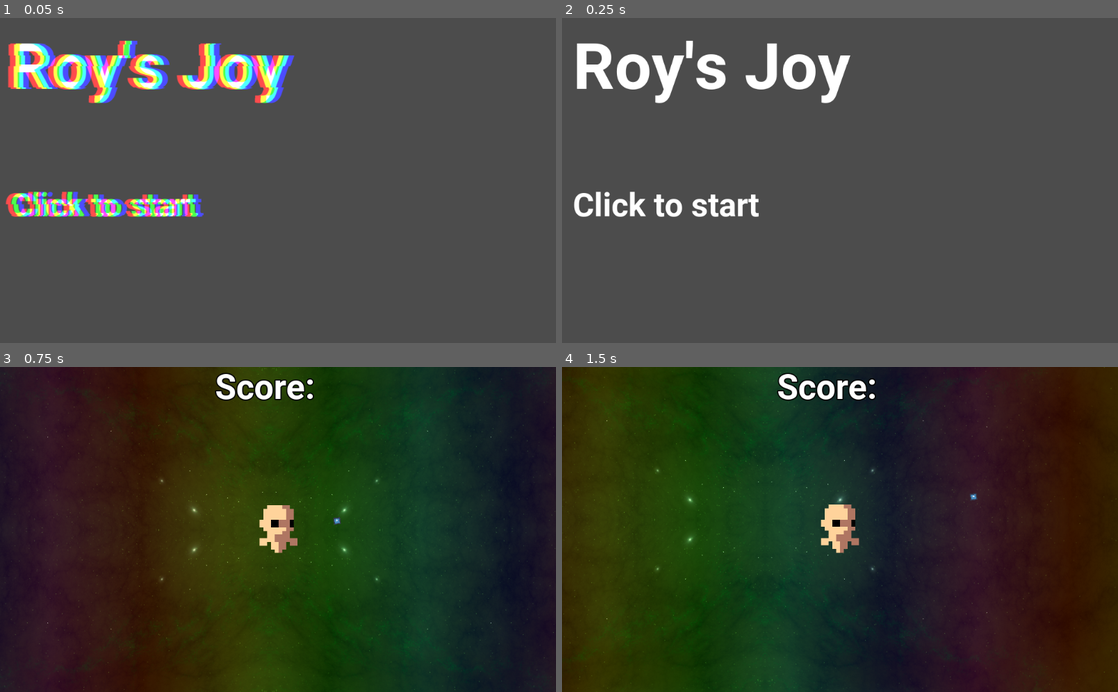
Above: before the commit, frames 1-4 (two rows, left to right).
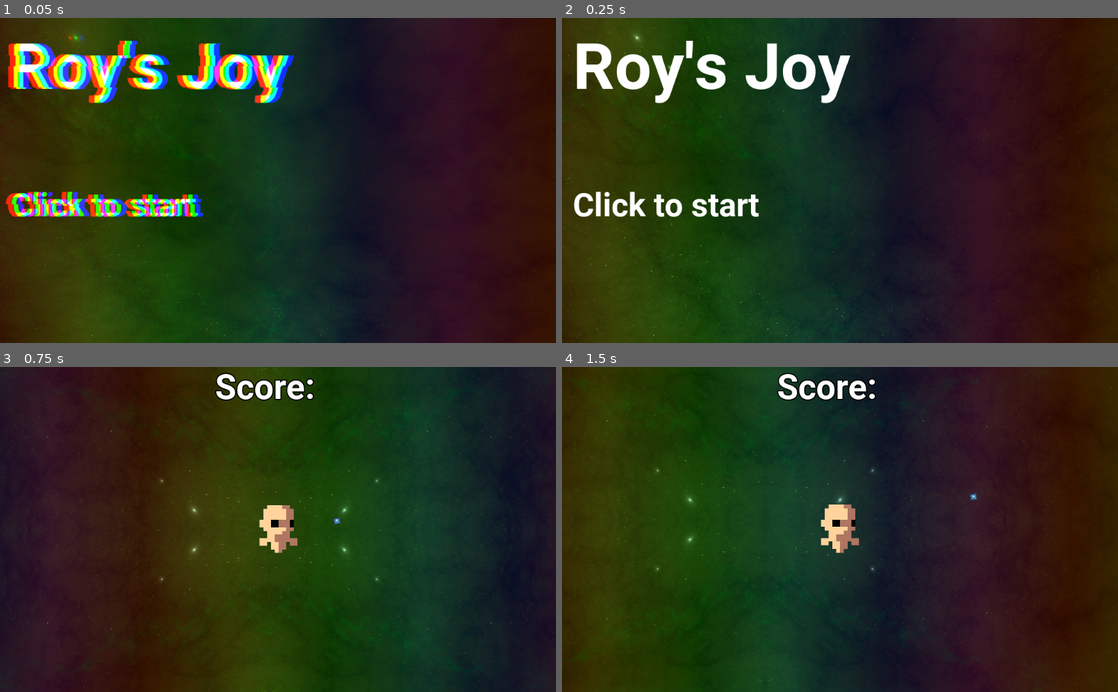
Above: after the commit, the same moments.

Repository: Jibby-Games/JibbyJam0
Game: Godot game, scene res://LaunchScreen.tscn
Same seed, same stepped clock (60 frames per second), same inputs: the game is played once before the commit and once after it. The engine's default icon, where the game draws it, is replaced by a stand-in: a white triangle on a blue panel in a dark square.
Inputs (mouse positions are in pixels of both pictures, inside the frame that each line leads up to):
- Up to frame 1 (0.05 s): no input
- Up to frame 2 (0.25 s): no input
- Up to frame 3 (0.75 s): tap Enter at 0.5 s; move the mouse to (400, 513) at 0.52 s; press the mouse at (400, 513) at 0.53 s; hold D (right) from 0.53 s (still down)
- Up to frame 4 (1.5 s): move the mouse to (728, 545) at 1.27 s; release D (right) at 1.28 s; release the mouse at (728, 545) at 1.28 s; hold S (down) from 1.28 s (still down); click (728, 545) at 1.35 s

The runs differ from the first frame. In frame 1, 98% of the frame differs, in the area x 0-100%, y 0-100%; in frame 2, 96%; in frame 3, nothing differs; in frame 4, nothing differs.

Commit message:
fix shader

Diff:
--- a/LaunchScreen.tscn
+++ b/LaunchScreen.tscn
@@ -1,7 +1,48 @@
-[gd_scene load_steps=7 format=2]
+[gd_scene load_steps=10 format=2]
 
 [ext_resource path="res://shaders/shaders/glitch.tscn" type="PackedScene" id=1]
 [ext_resource path="res://LaunchScreen.gd" type="Script" id=2]
+[ext_resource path="res://background/Green Nebula/Green_Nebula_01-1024x1024.png" type="Texture" id=3]
+
+[sub_resource type="Shader" id=5]
+code = "// HSV to RBG from https://www.rapidtables.com/convert/color/hsv-to-rgb.html
+// Rotation matrix from https://en.wikipedia.org/wiki/Rotation_matrix
+
+shader_type canvas_item;
+
+const float PI = 3.1415926535;
+
+uniform float strength: hint_range(0., 1.) = 0.5;
+uniform float speed: hint_range(0., 10.) = 0.5;
+uniform float angle: hint_range(0., 360.) = 0.;
+
+void fragment() {
+	float hue = UV.x * cos(radians(angle)) - UV.y * sin(radians(angle));
+	hue = fract(hue + fract(TIME  * speed));
+	float x = 1. - abs(mod(hue / (1./ 6.), 2.) - 1.);
+	vec3 rainbow;
+	if(hue < 1./6.){
+		rainbow = vec3(1., x, 0.);
+	} else if (hue < 1./3.) {
+		rainbow = vec3(x, 1., 0);
+	} else if (hue < 0.5) {
+		rainbow = vec3(0, 1., x);
+	} else if (hue < 2./3.) {
+		rainbow = vec3(0., x, 1.);
+	} else if (hue < 5./6.) {
+		rainbow = vec3(x, 0., 1.);
+	} else {
+		rainbow = vec3(1., 0., x);
+	}
+	vec4 color = texture(TEXTURE, UV);
+	COLOR = mix(color, vec4(rainbow, color.a), strength);
+}"
+
+[sub_resource type="ShaderMaterial" id=6]
+shader = SubResource( 5 )
+shader_param/strength = 0.138
+shader_param/speed = 0.302
+shader_param/angle = 0.0
 
 [sub_resource type="DynamicFontData" id=1]
 font_path = "res://fonts/Roboto-Bold.ttf"
@@ -19,6 +60,12 @@
 
 [node name="LaunchScreen" type="CanvasLayer"]
 script = ExtResource( 2 )
+
+[node name="Background" type="Sprite" parent="."]
+material = SubResource( 6 )
+texture = ExtResource( 3 )
+region_enabled = true
+region_rect = Rect2( 0, 0, 4096, 4096 )
 
 [node name="Tween" type="Tween" parent="."]
 
--- a/level.tscn
+++ b/level.tscn
@@ -9,6 +9,7 @@
 [ext_resource path="res://music/euphoria-x1.6speed.mp3" type="AudioStream" id=7]
 [ext_resource path="res://fonts/Roboto-Bold.ttf" type="DynamicFontData" id=8]
 [ext_resource path="res://background/Green Nebula/Green_Nebula_01-1024x1024.png" type="Texture" id=9]
+[ext_resource path="res://shaders/rainbow_shader.tres" type="Material" id=10]
 
 [sub_resource type="DynamicFont" id=2]
 size = 120
@@ -24,46 +25,6 @@
 outline_color = Color( 0, 0, 0, 1 )
 use_filter = true
 font_data = ExtResource( 8 )
-
-[sub_resource type="Shader" id=5]
-code = "// HSV to RBG from https://www.rapidtables.com/convert/color/hsv-to-rgb.html
-// Rotation matrix from https://en.wikipedia.org/wiki/Rotation_matrix
-
-shader_type canvas_item;
-
-const float PI = 3.1415926535;
-
-uniform float strength: hint_range(0., 1.) = 0.5;
-uniform float speed: hint_range(0., 10.) = 0.5;
-uniform float angle: hint_range(0., 360.) = 0.;
-
-void fragment() {
-	float hue = UV.x * cos(radians(angle)) - UV.y * sin(radians(angle));
-	hue = fract(hue + fract(TIME  * speed));
-	float x = 1. - abs(mod(hue / (1./ 6.), 2.) - 1.);
-	vec3 rainbow;
-	if(hue < 1./6.){
-		rainbow = vec3(1., x, 0.);
-	} else if (hue < 1./3.) {
-		rainbow = vec3(x, 1., 0);
-	} else if (hue < 0.5) {
-		rainbow = vec3(0, 1., x);
-	} else if (hue < 2./3.) {
-		rainbow = vec3(0., x, 1.);
-	} else if (hue < 5./6.) {
-		rainbow = vec3(x, 0., 1.);
-	} else {
-		rainbow = vec3(1., 0., x);
-	}
-	vec4 color = texture(TEXTURE, UV);
-	COLOR = mix(color, vec4(rainbow, color.a), strength);
-}"
-
-[sub_resource type="ShaderMaterial" id=6]
-shader = SubResource( 5 )
-shader_param/strength = 0.138
-shader_param/speed = 0.302
-shader_param/angle = 0.0
 
 [node name="level" type="Node2D"]
 script = ExtResource( 5 )
@@ -125,7 +86,7 @@
 motion_mirroring = Vector2( 2048, 2048 )
 
 [node name="Background" type="Sprite" parent="ParallaxBackground/ParallaxLayer"]
-material = SubResource( 6 )
+material = ExtResource( 10 )
 texture = ExtResource( 9 )
 region_enabled = true
 region_rect = Rect2( 0, 0, 4096, 4096 )
--- /dev/null
+++ b/shaders/rainbow_shader.tres
@@ -0,0 +1,41 @@
+[gd_resource type="ShaderMaterial" load_steps=2 format=2]
+
+[sub_resource type="Shader" id=5]
+code = "// HSV to RBG from https://www.rapidtables.com/convert/color/hsv-to-rgb.html
+// Rotation matrix from https://en.wikipedia.org/wiki/Rotation_matrix
+
+shader_type canvas_item;
+
+const float PI = 3.1415926535;
+
+uniform float strength: hint_range(0., 1.) = 0.5;
+uniform float speed: hint_range(0., 10.) = 0.5;
+uniform float angle: hint_range(0., 360.) = 0.;
+
+void fragment() {
+	float hue = UV.x * cos(radians(angle)) - UV.y * sin(radians(angle));
+	hue = fract(hue + fract(TIME  * speed));
+	float x = 1. - abs(mod(hue / (1./ 6.), 2.) - 1.);
+	vec3 rainbow;
+	if(hue < 1./6.){
+		rainbow = vec3(1., x, 0.);
+	} else if (hue < 1./3.) {
+		rainbow = vec3(x, 1., 0);
+	} else if (hue < 0.5) {
+		rainbow = vec3(0, 1., x);
+	} else if (hue < 2./3.) {
+		rainbow = vec3(0., x, 1.);
+	} else if (hue < 5./6.) {
+		rainbow = vec3(x, 0., 1.);
+	} else {
+		rainbow = vec3(1., 0., x);
+	}
+	vec4 color = texture(TEXTURE, UV);
+	COLOR = mix(color, vec4(rainbow, color.a), strength);
+}"
+
+[resource]
+shader = SubResource( 5 )
+shader_param/strength = 0.138
+shader_param/speed = 0.302
+shader_param/angle = 0.0
Not shown: 1 places in level.tscn that only renumber resources
